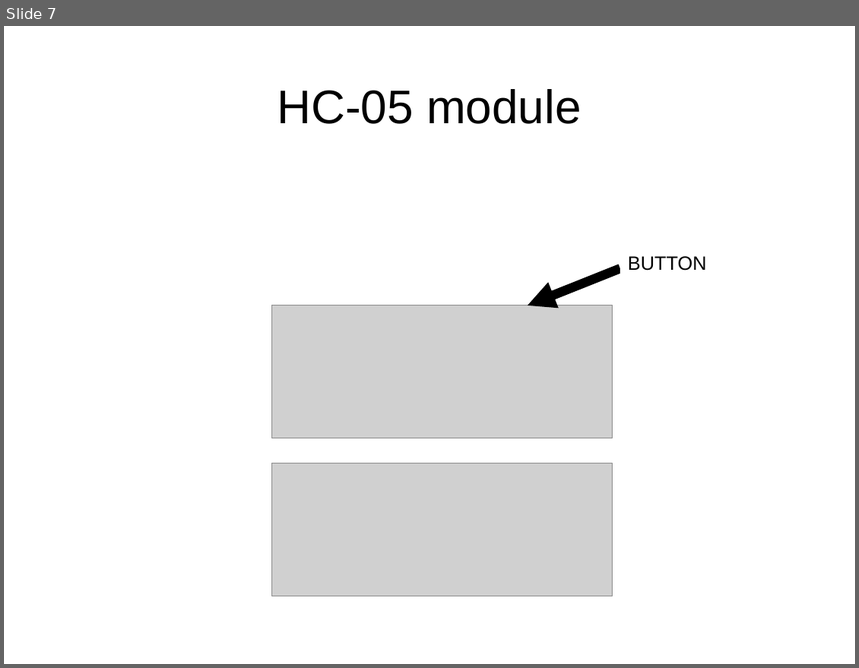
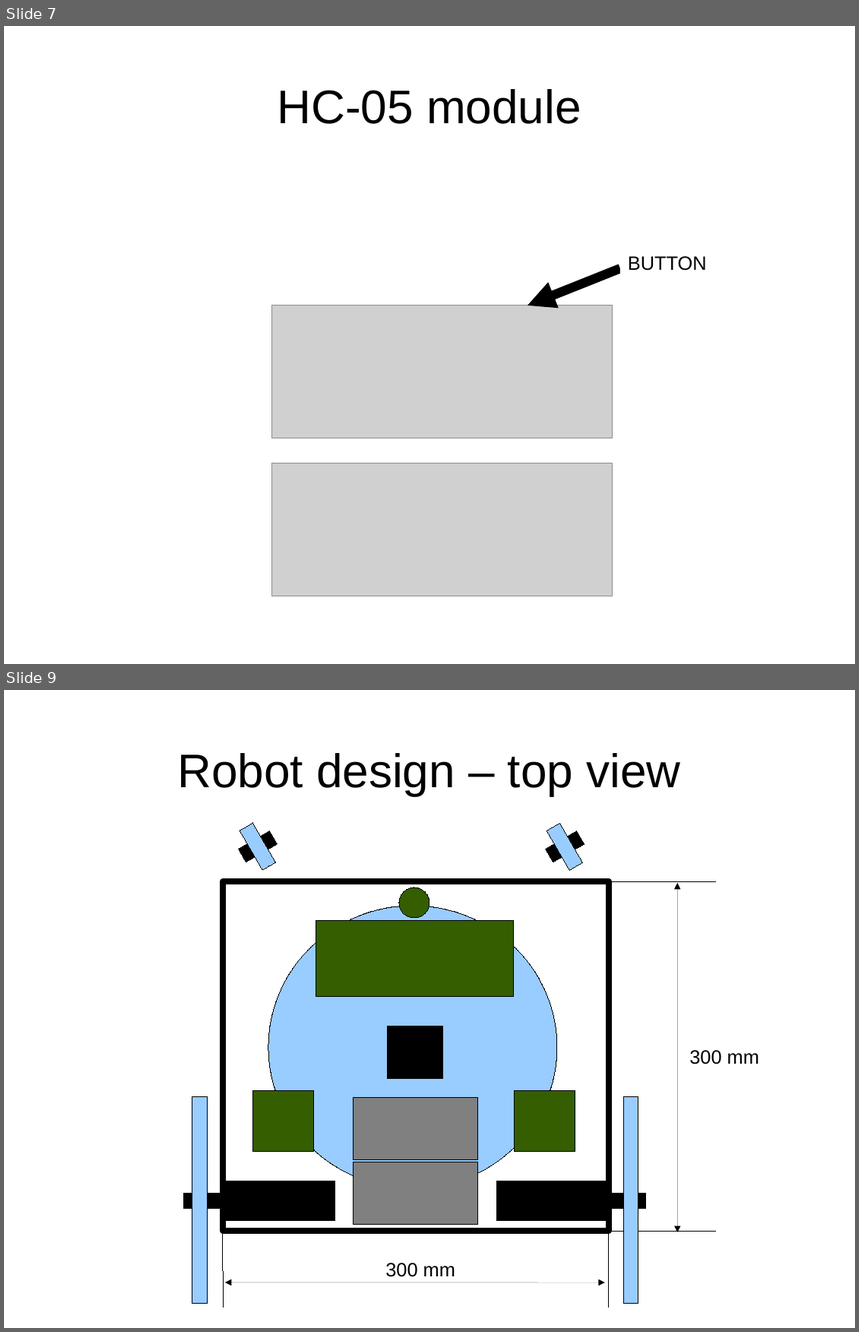
Before and after one commit to eerimoq/romeo, a slide deck: doc/schematics.odp. Shown one above the other, each under a label of ours: slide 7 before the commit, slides 7 and 9 after it; the slides between them are not shown. The pictures are 859x668 and 859x1332 pixels, drawn with LibreOffice and Linux fonts; fonts in the diff are those of the drawing; grey boxes stand for pictures. Boxes give left, top, right and bottom in pixels: in the first picture for what was removed or moved away, otherwise in the second. Text is boxed around its words. In the diff, an @@ line names an element or a change of style, - is before the commit and + after.

Commit message:
robot design top view drawing

```diff
--- a/doc/schematics.odp
+++ b/doc/schematics.odp
@@ slide 9 added at (4, 690, 855, 1328), background #FFFFFF @@
@@ title added at (177, 753, 680, 796), 44 pt, text #000000 @@
+Robot design – top view
@@ rectangle added at (240, 823, 276, 870), fill #99CCFF, outline #000000 0 pt @@
@@ rectangle added at (547, 823, 584, 870), fill #99CCFF, outline #000000 0 pt @@
@@ rectangle added at (239, 831, 278, 863), fill #000000, outline #000000 0 pt @@
@@ rectangle added at (546, 831, 585, 863), fill #000000, outline #000000 0 pt @@
@@ rectangle added at (223, 882, 609, 1231), outline #000000 5.67 pt @@
@@ ellipse added at (399, 888, 430, 918), fill #355E00, outline #000000 0 pt @@
@@ line added from (610, 882) to (716, 882), #000000 0 pt @@
@@ double arrow added from (677, 883) to (677, 1233), #000000 0 pt @@
@@ ellipse added at (269, 907, 558, 1189), fill #99CCFF, outline #000000 0 pt @@
@@ rectangle added at (316, 921, 514, 996), fill #355E00, outline #000000 0 pt @@
@@ rectangle added at (387, 1027, 443, 1079), fill #000000, outline #000000 0 pt @@
@@ text added at (690, 1050, 759, 1065), 18 pt, text #000000 @@
+300 mm
@@ rectangle added at (192, 1097, 208, 1304), fill #99CCFF, outline #000000 0 pt @@
@@ rectangle added at (253, 1091, 315, 1153), fill #355E00, outline #000000 0 pt @@
@@ rectangle added at (353, 1098, 477, 1160), fill #808080, outline #000000 0 pt @@
@@ rectangle added at (515, 1091, 576, 1153), fill #355E00, outline #000000 0 pt @@
@@ rectangle added at (623, 1097, 639, 1304), fill #99CCFF, outline #000000 0 pt @@
@@ rectangle added at (353, 1163, 477, 1225), fill #808080, outline #000000 0 pt @@
@@ rectangle added at (223, 1181, 335, 1221), fill #000000, outline #000000 0 pt @@
@@ rectangle added at (496, 1181, 609, 1221), fill #000000, outline #000000 0 pt @@
@@ rectangle added at (184, 1194, 230, 1209), fill #000000, outline #000000 0 pt @@
@@ rectangle added at (601, 1194, 646, 1209), fill #000000, outline #000000 0 pt @@
@@ line added from (223, 1231) to (223, 1308), #000000 0 pt @@
@@ line added from (609, 1231) to (609, 1308), #000000 0 pt @@
@@ line added from (610, 1231) to (716, 1231), #000000 0 pt @@
@@ text added at (386, 1263, 455, 1277), 18 pt, text #000000 @@
+300 mm
@@ double arrow added from (225, 1284) to (605, 1284), #000000 0 pt @@
```
Also in this commit, not shown: 3 slides changed.
